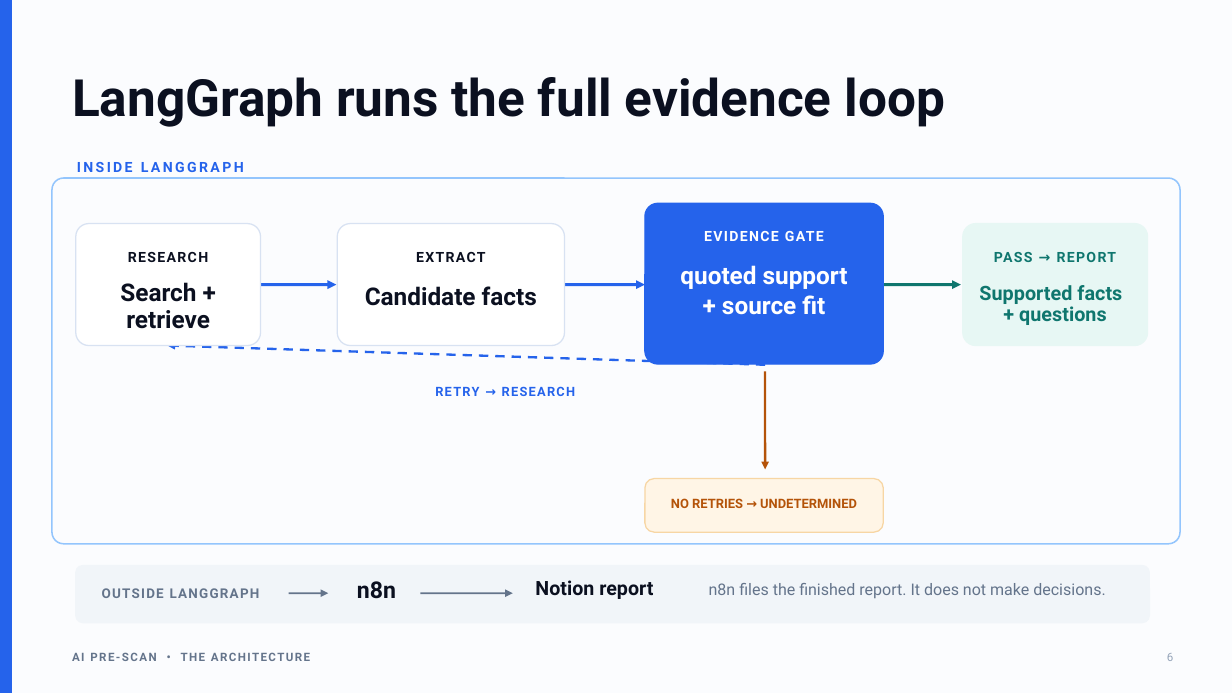
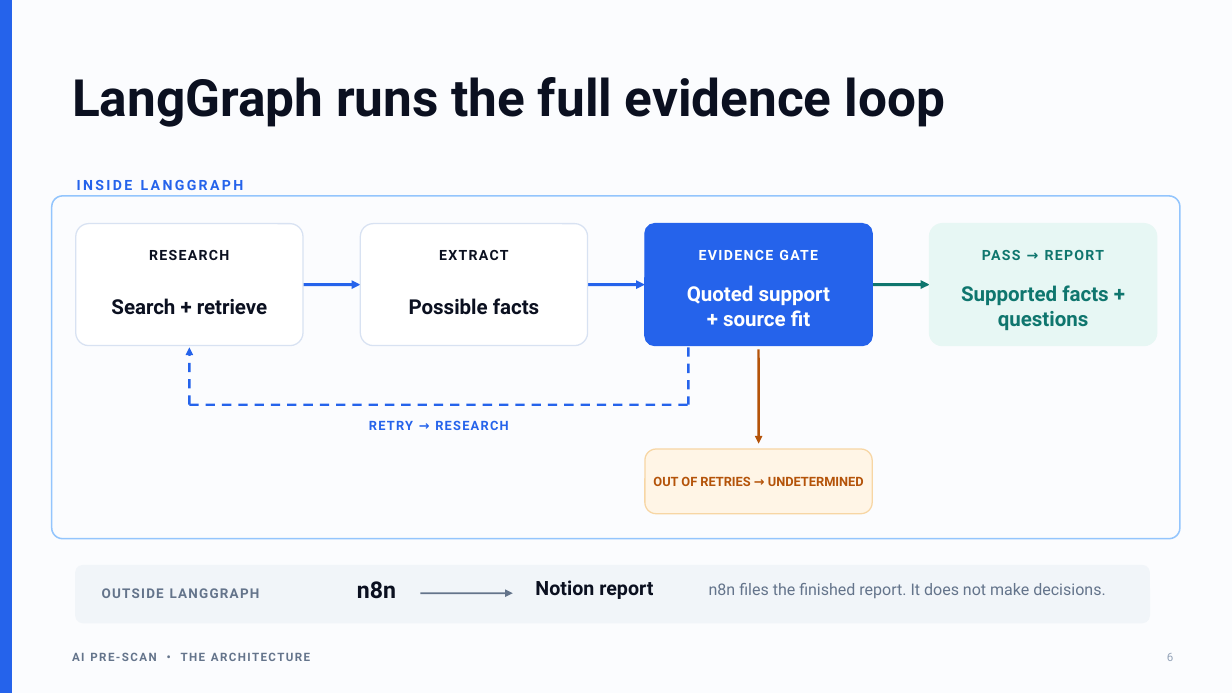
Before and after one commit to nyelugo/PROJECT-AI-Pre-Scan, a slide deck: slide 6 of docs/ai-pre-scan-presentation.pptx. Drawn at 1232x693 pixels with LibreOffice and Linux fonts; fonts in the diff are those of the drawing. Boxes give left, top, right and bottom in pixels: in the first picture for what was removed or moved away, otherwise in the second. Text is boxed around its words. In the diff, an @@ line names an element or a change of style, - is before the commit and + after.

```diff
--- a/docs/ai-pre-scan-presentation.pptx
+++ b/docs/ai-pre-scan-presentation.pptx
@@ text "INSIDE LANGGRAPH": place and size @@
-text "INSIDE LANGGRAPH" at [77, 162, 244, 172]
+text "INSIDE LANGGRAPH" at [77, 180, 244, 190]
@@ rounded rectangle: place and size @@
-rounded rectangle at [52, 178, 1180, 544]
+rounded rectangle at [52, 196, 1180, 539]
@@ rounded rectangle: place and size @@
-rounded rectangle at [76, 224, 261, 346]
+rounded rectangle at [76, 224, 303, 346]
@@ rounded rectangle: place and size @@
-rounded rectangle at [337, 224, 565, 346]
+rounded rectangle at [360, 224, 588, 346]
@@ rounded rectangle: place and size @@
-rounded rectangle at [645, 203, 884, 364]
+rounded rectangle at [645, 224, 872, 346]
@@ rounded rectangle: place and size @@
-rounded rectangle at [963, 224, 1148, 346]
+rounded rectangle at [930, 224, 1157, 346]
@@ text "RESEARCH": place and size @@
-text "RESEARCH" at [128, 252, 208, 262]
+text "RESEARCH" at [149, 250, 229, 260]
@@ text "EXTRACT": place and size @@
-text "EXTRACT" at [416, 252, 485, 262]
+text "EXTRACT" at [439, 250, 508, 260]
@@ text "EVIDENCE GATE": place and size @@
-text "EVIDENCE GATE" at [704, 231, 824, 241]
+text "EVIDENCE GATE" at [699, 250, 818, 260]
@@ text "PASS → REPORT": place and size @@
-text "PASS → REPORT" at [994, 252, 1117, 262]
+text "PASS → REPORT" at [982, 250, 1105, 260]
@@ text "Search + retrieve": place and size @@
-text "Search + retrieve" at [120, 282, 210, 329]
+text "Search + retrieve" at [111, 298, 267, 315]
@@ text "Search + retrieve" at [111, 298, 267, 315]: size 19 to 16 pt; line spacing 0.9 to 1; vertical alignment top to middle @@
@@ arrow moved from (261, 285) - (336, 285) to (303, 285) - (360, 285) @@
@@ text "Possible facts" at [409, 298, 539, 315]: vertical alignment top to middle @@
@@ text at [409, 298, 539, 315]: text changed; size 19 to 16 pt @@
-Candidate facts
+Possible facts
@@ arrow moved from (564, 285) - (645, 285) to (588, 285) - (645, 285) @@
@@ text "Quoted support": place and size @@
-text "Quoted support" at [680, 265, 848, 315]
+text "Quoted support" at [687, 285, 830, 326]
@@ text "Quoted support" at [687, 285, 830, 326]: vertical alignment top to middle @@
@@ text at [687, 285, 830, 305]: text changed; size 19 to 16 pt @@
-quoted support
+Quoted support
@@ arrow moved from (882, 285) - (961, 285) to (872, 285) - (930, 285) @@
@@ text "Supported facts + questions": place and size @@
-text "Supported facts + questions" at [979, 285, 1122, 325]
+text "Supported facts + questions" at [961, 285, 1108, 330]
@@ text "Supported facts + questions" at [961, 285, 1108, 330]: size 15.4 to 16 pt; line spacing 0.9 to 1; vertical alignment top to middle @@
@@ text at [723, 310, 810, 326]: size 19 to 16 pt in "+ source fit" @@
@@ arrow added from (189, 405) to (189, 348), #2563EB 1.8 pt dashed @@
@@ line added from (689, 348) to (689, 405), #2563EB 1.8 pt dashed @@
@@ arrow moved from (765, 372) - (765, 470) to (759, 349) - (759, 444) @@
@@ arrow moved from (765, 365) - (167, 346) to (189, 405) - (689, 405) @@
@@ arrow (189, 405) - (689, 405): arrow to line @@
@@ text "RETRY → RESEARCH": place and size @@
-text "RETRY → RESEARCH" at [502, 386, 575, 396]
+text "RETRY → RESEARCH" at [435, 420, 508, 430]
@@ rounded rectangle: place and size @@
-rounded rectangle at [645, 479, 884, 532]
+rounded rectangle at [645, 449, 872, 514]
@@ text at [653, 476, 864, 486]: text changed; size 10.1 to 10 pt @@
-NO RETRIES → UNDETERMINED
+OUT OF RETRIES → UNDETERMINED
@@ arrow removed from (288, 593) to (328, 593) @@
```
Also in this commit, not shown: 7 other slides changed, 2 slides added, 2 slides removed.
